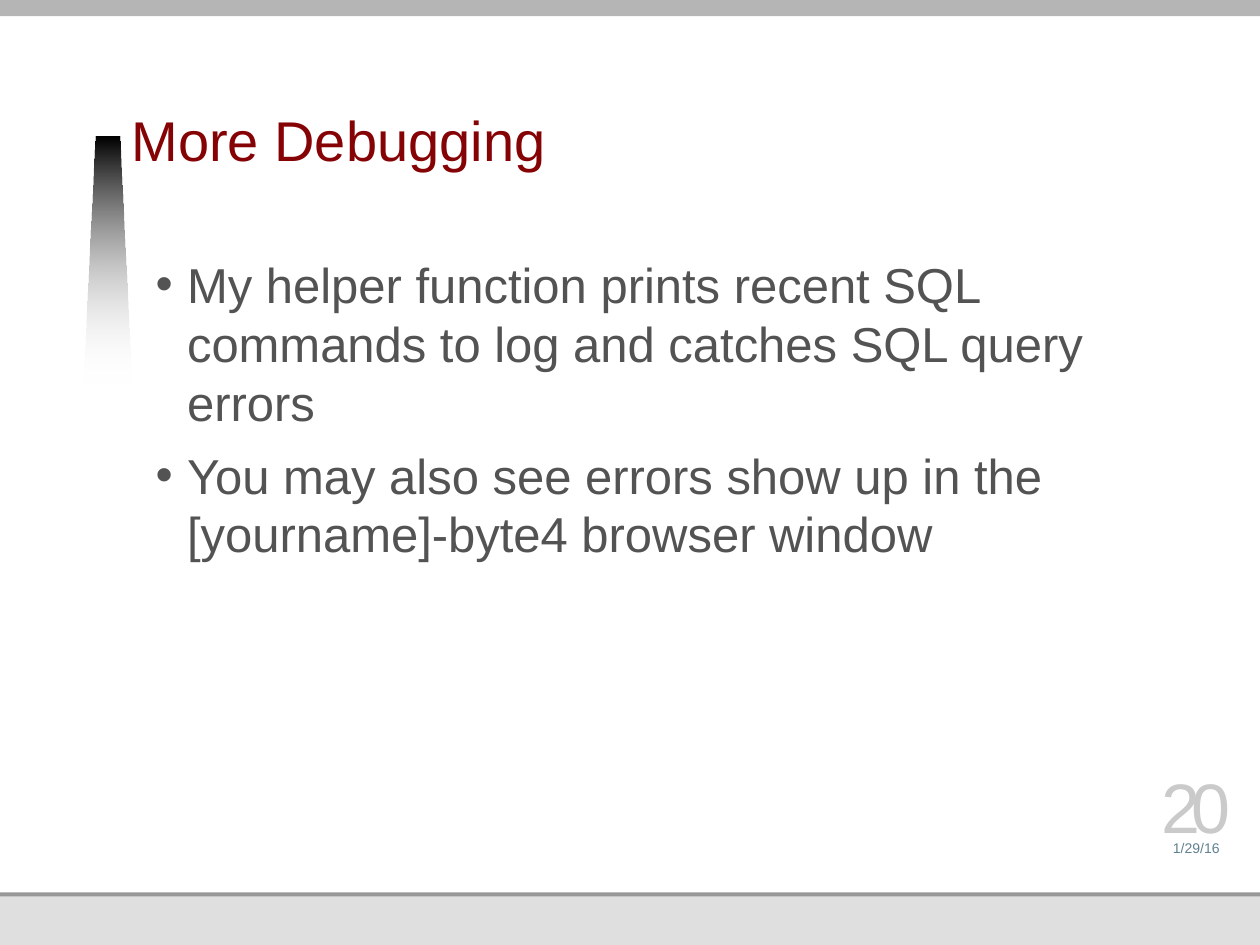
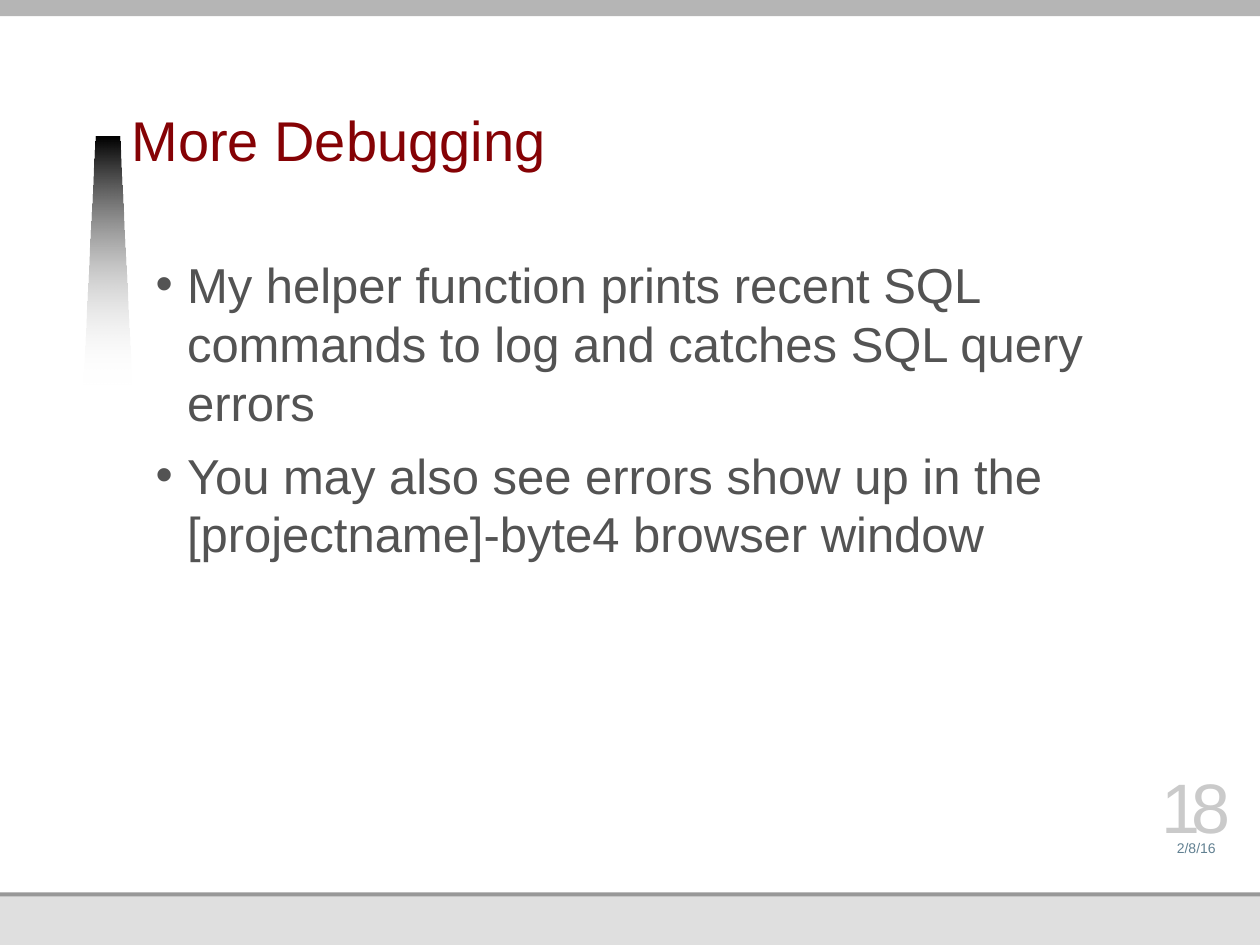
Before and after one commit to jmankoff/data, a slide deck: slide 18 of Lectures/Byte 3.pptx (slide 20 before the commit). Drawn at 1260x945 pixels with LibreOffice and Linux fonts; fonts in the diff are those of the drawing; background and template pictures are left out. Boxes give left, top, right and bottom in pixels: in the first picture for what was removed or moved away, otherwise in the second. Text is boxed around its words. In the diff, an @@ line names an element or a change of style, - is before the commit and + after.

```diff
--- a/Lectures/Byte 3.pptx
+++ b/Lectures/Byte 3.pptx
@@ text at [187, 458, 1042, 562]: text changed @@
-• You may also see errors show up in the [yourname]-byte4 browser window
+• You may also see errors show up in the [projectname]-byte4 browser window
@@ page number at [1162, 784, 1231, 846]: text changed @@
-20
+18
@@ text at [1177, 843, 1216, 853]: text changed @@
-1/29/16
+2/8/16
```
Also in this commit, not shown: 10 other slides changed, 9 slides added, 11 slides removed, 24 other files.
